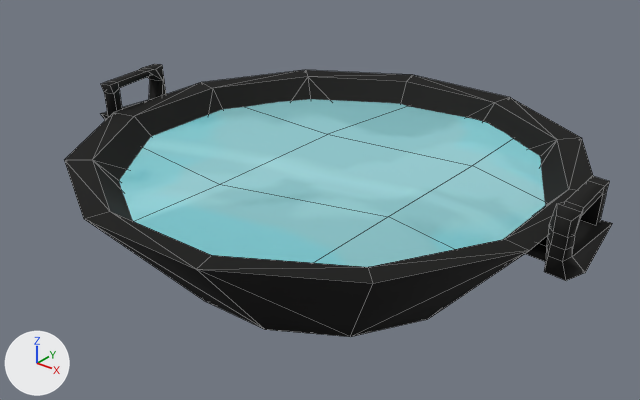
The FBX model SapphCooking/media/models_X/Worlditems/Wokpan_Liquid.fbx: old version first, new version second.
The view is the same before and after, from a 50 mm lens placed at (0.426, -0.725, 0.534), pointed at (-0.183, 0.036, 0.062). Every picture has the same lights, and +X, +Y and +Z are marked at lower left. Mesh edges are drawn as thin lines.

In view in the first picture: 'WokpanFood'.
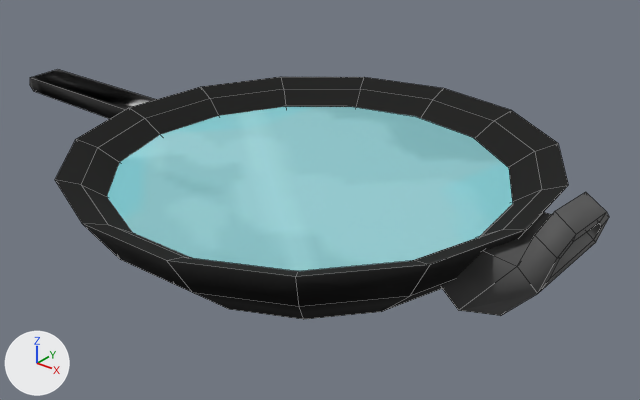
What differs and where, as boxes (x1, y1, x2, y2) in the pictures (640 x 400 px):
'WokpanFood', reshaped (8% shorter): before (64, 64, 612, 337); after (30, 69, 609, 319)
part 1 of me_mesh_003, rebuilt (9% shorter): before (64, 70, 593, 337); after (55, 77, 568, 319)
part 2 of me_mesh_003, rebuilt (92% wider, 18% taller): before (525, 176, 612, 281); after (441, 192, 609, 316)
part 3 of me_mesh_003, rebuilt: before (119, 99, 546, 267); after (107, 107, 513, 271)
part 4 of me_mesh_003, deleted (black): before (101, 64, 166, 120)
part 5 of me_mesh_003, added (black): after (30, 69, 156, 119)

Patch to the scene script:
```diff
--- a/SapphCooking/media/models_X/Worlditems/Wokpan_Liquid.fbx.py
+++ b/SapphCooking/media/models_X/Worlditems/Wokpan_Liquid.fbx.py
@@ me_mesh_003 @@
 # used by ob_wokpanfood; location = (0.0, 0.0, 0.0)
 # verts and faces of me_mesh_003; kept vertices keep their numbers, new ones are numbered from 161
-me_mesh_003.from_pydata(...)  # 161 vertices, 207 faces; spans x -0.451..0.174, y -0.281..0.281, z 0.0..0.188
+me_mesh_003.from_pydata(...)  # 149 vertices, 118 faces; spans x -0.684..0.178, y -0.282..0.273, z 0.043..0.186
+# me_mesh_003 part 1: the loose piece of 61 vertices spanning x -0.42..0.142, y -0.281..0.281, z 0.0..0.153 is rebuilt with 90 vertices and now spans x -0.437..0.121, y -0.282..0.273, z 0.043..0.151
+# me_mesh_003 part 2: the loose piece of 44 vertices spanning x 0.095..0.174, y -0.063..0.043, z 0.103..0.188 is rebuilt with 32 vertices and now spans x 0.048..0.178, y -0.08..0.036, z 0.066..0.186
+# me_mesh_003 part 3: the loose piece of 16 vertices spanning x -0.39..0.114, y -0.248..0.252, z 0.122..0.136 is rebuilt with 15 vertices and now spans x -0.403..0.073, y -0.257..0.216, z 0.119..0.124
+# me_mesh_003 part 4: the loose piece of 40 vertices spanning x -0.451..-0.378, y -0.079..0.023, z 0.105..0.187 is deleted
+# me_mesh_003 part 5
+verts[161] = (-0.42, -0.022, 0.13)
+verts[162] = (-0.421, 0.032, 0.13)
+verts[163] = (-0.677, -0.018, 0.11)  # pixel (33, 91)
+verts[164] = (-0.678, 0.026, 0.11)
+verts[165] = (-0.684, 0.027, 0.119)
+verts[166] = (-0.677, 0.029, 0.132)  # pixel (57, 69)
+verts[167] = (-0.676, -0.021, 0.132)  # pixel (29, 77)
+verts[168] = (-0.683, -0.019, 0.119)  # pixel (29, 84)
+verts[169] = (-0.42, -0.018, 0.106)
+verts[170] = (-0.413, -0.02, 0.12)
+verts[171] = (-0.414, 0.031, 0.12)
+verts[172] = (-0.422, 0.029, 0.106)
+faces += [(163, 164, 172, 169), (161, 170, 171, 162), (163, 168, 165, 164), (162, 171, 172, 164, 165, 166), (165, 168, 167, 166), (161, 162, 166, 167)]
+faces += [(169, 172, 171, 170), (161, 167, 168, 163, 169, 170)]
 me_mesh_003.materials.append(mat_wokpanfood_001)
```
